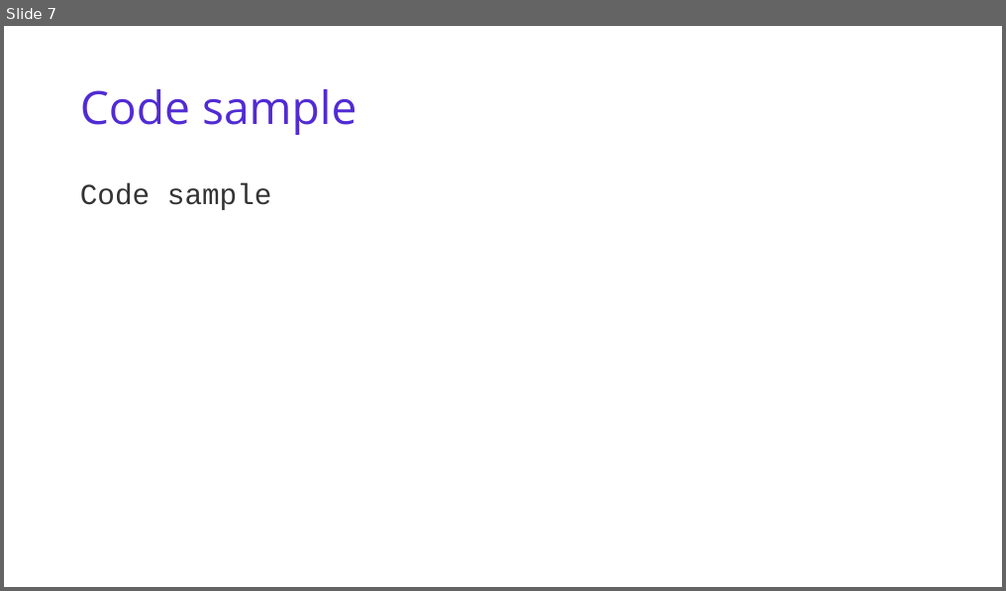
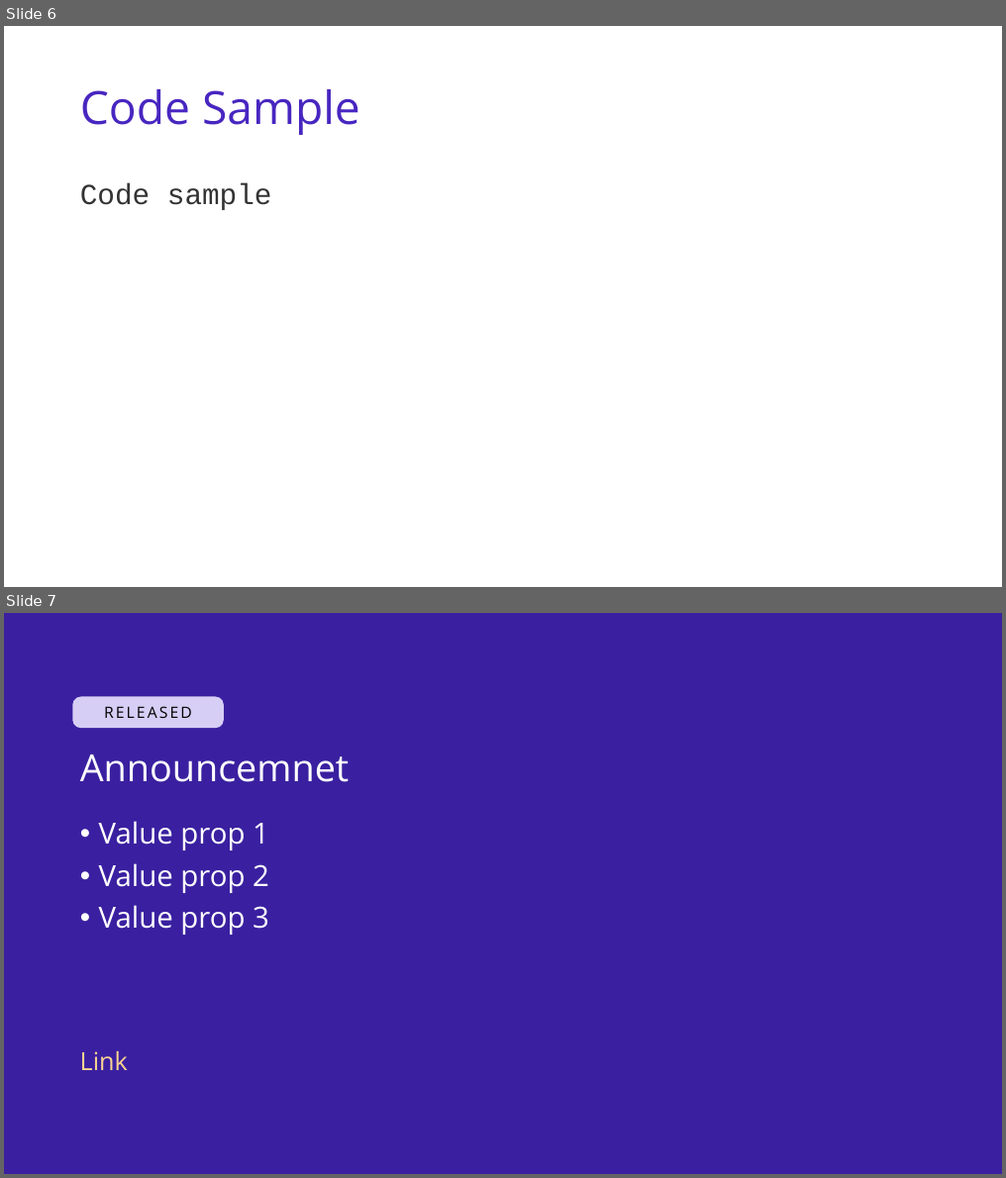
Before and after one commit to dotnet/brand, a slide deck: presentation-template/dotnet-deck-template.odp. Shown one above the other, each under a label of ours: slide 7 before the commit, slides 6 and 7 after it. The pictures are 1006x591 and 1006x1178 pixels, drawn with LibreOffice and Linux fonts; fonts in the diff are those of the drawing; background and template pictures are left out. Boxes give left, top, right and bottom in pixels: in the first picture for what was removed or moved away, otherwise in the second. Text is boxed around its words. In the diff, an @@ line names an element or a change of style, - is before the commit and + after.

```diff
--- a/presentation-template/dotnet-deck-template.odp
+++ b/presentation-template/dotnet-deck-template.odp
@@ slide 7 added at (x1=4, y1=613, x2=1002, y2=1174), background picture (left out) @@
@@ freeform shape added at (x1=73, y1=697, x2=224, y2=728), fill #D7CEF5, 15 pt, text #000000 @@
+RELEASED
@@ title added at (x1=80, y1=755, x2=349, y2=782), 36 pt, text #FFFFFF @@
+Announcemnet
@@ text added at (x1=99, y1=821, x2=269, y2=935), 28 pt, text #FFFFFF @@
+• Value prop 1
+• Value prop 2
+• Value prop 3
@@ text added at (x1=80, y1=1052, x2=128, y2=1070), 24 pt, text #FAD391 @@
+Link
@@ what was slide 7 is now slide 6 @@
@@ slide 6 changed as well @@
@@ title at (x1=80, y1=89, x2=360, y2=135): text changed; text colour #512BD3 to #4826C0 @@
-Code sample
+Code Sample
```
Also in this commit, not shown: 4 other slides changed, 8 other slides added, 8 slides removed, 7 other files.
